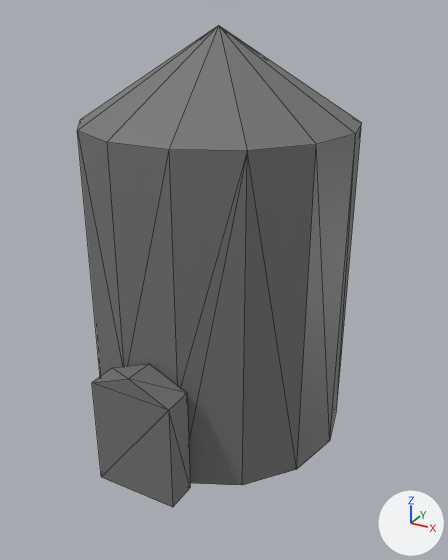
One commit to the glTF model assets/models/silo.glb: the scene before it, then after it.
Both versions are drawn from a 50 mm camera at (6.7, -12.06, 9.51) aimed at (0.31, -0.44, 3.71). The lights are fixed; the arrows at lower right show +X, +Y and +Z. The picture after the commit comes second. Mesh edges are drawn as thin lines. Vertices at exactly the same position are counted once.

The scene before the commit, as lines of its bpy script (objects in view):
```python
me_cylinder_004 = bpy.data.meshes.new('Cylinder.004')
me_cylinder_004.from_pydata(...)  # 50 vertices, 96 faces; spans x -3.46..3.37, y -3.94..3.46, z -4.17..6.35
me_cylinder_004.materials.append(mat_material_017)  # grey #747474
ob_cylinder_004 = bpy.data.objects.new('Cylinder.004', me_cylinder_004)
ob_cylinder_004.location = (-0.1, 0.08, 3.49)
ob_cylinder_004.rotation_euler = (0.0, 0.0, 0.669)  # degrees (0, 0, 38)
ob_cylinder_004.scale = (0.894, 0.894, 0.894)
```
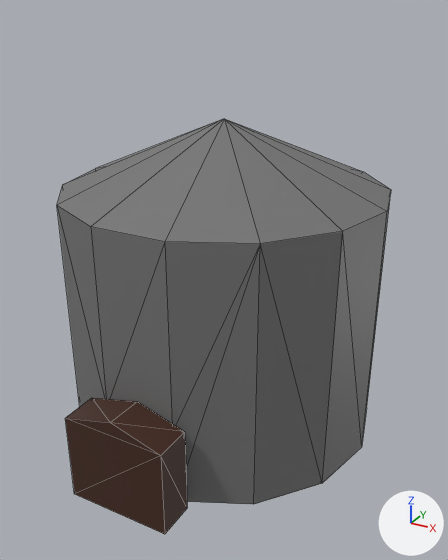
What changed in the scene script:
```text
Add mat_wood:
    mat_wood = principled_material('wood')
    mat_wood.base_color = (0.0602, 0.0219, 0.0122)  # brown #45291d
Change me_cylinder_004:
    where me_cylinder_004.from_pydata(...)  # 50 vertices, 96 faces; spans x -3.46..3.37, y -3.94..3.46, z -4.17..6.35
    used by ob_cylinder_004; location = (-0.1, 0.08, 3.49); rotation_euler = (0.0, 0.0, 0.669), in degrees (0, 0, 38); scale = (0.894, 0.894, 0.894)
    me_cylinder_004 part 1
    me_cylinder_004.vertices[44].co: (-1.77, -3.94, -1.38) -> (-2.11, -2.71, -0.9)  # pixel (168, 410) -> pixel (137, 401)
    me_cylinder_004.vertices[45].co: (-1.77, -3.94, -4.15) -> (-1.77, -3.94, -1.38)  # pixel (172, 507) -> pixel (160, 455)
    me_cylinder_004.vertices[46].co: (-3.46, -2.61, -4.15) -> (-1.77, -3.94, -4.15)  # pixel (101, 477) -> pixel (164, 534)
    me_cylinder_004.vertices[47].co: (-3.46, -2.61, -1.34) -> (-3.46, -2.61, -4.15)  # pixel (91, 382) -> pixel (74, 494)
    me_cylinder_004.vertices[48].co: (-2.61, -3.28, -0.9) -> (-3.46, -2.61, -1.34)  # pixel (128, 378) -> pixel (65, 418)
    me_cylinder_004.vertices[49].co: (-2.11, -2.71, -0.9) -> (-2.61, -3.28, -0.9)  # pixel (149, 363) -> pixel (110, 422)
    me_cylinder_004 part 2: 4 faces spanning x -3.46..2.16, y -3.28..2.43, z -4.15..2.64 switch from mat_material_017 (grey #747474) to mat_wood (brown #45291d)
Change ob_cylinder_004:
    ob_cylinder_004.location: (-0.1, 0.08, 3.49) -> (-0.03, 0.2, 2.76)
    ob_cylinder_004.scale: (0.894, 0.894, 0.894) -> (1.09, 1.09, 0.711)
```

Location of each change, [x1, y1, x2, y2] in pixels of the pictures (448 x 560 px; the box of a moved part takes in the faces that stretch with it):
'Cylinder.004', reshaped, moved, rescaled (18% wider, 14% shorter): before [77, 26, 361, 507]; after [57, 119, 391, 534]
part 1 of me_cylinder_004, moved or reshaped: before [92, 364, 190, 507]; after [65, 398, 187, 534]
part 2 of me_cylinder_004, recoloured: before [93, 364, 147, 382]; after [66, 398, 110, 423]
